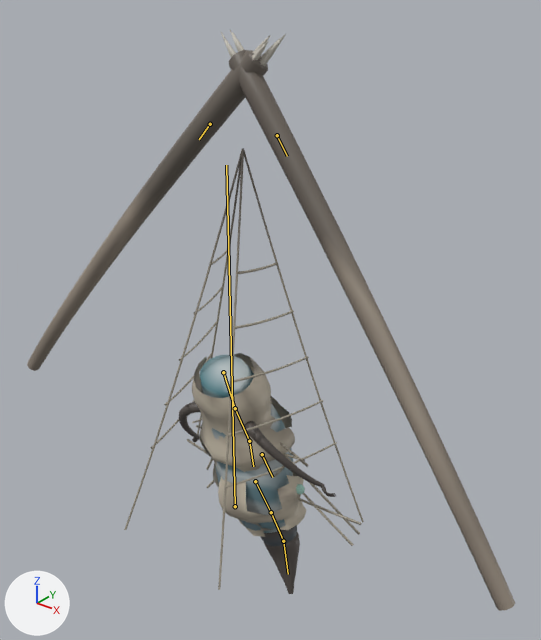
The glTF model assets/creatures/spar_wraith/spar_wraith.glb: old version first, new version second.
The view is the same before and after, from a 50 mm lens placed at (3.94, -4.37, 4.89), pointed at (0.25, 0.24, 2.03). Every picture has the same lights, and +X, +Y and +Z are marked at lower left. The picture after the commit comes second. Both versions are drawn at frame 36 of the action 'ko'; the numbers are the values there. The bones that change, and the others that lie on the model, are drawn over the model as lines.

Names of what the first picture shows: 'Sheath', 'Shroud', 'spar_wraith'.
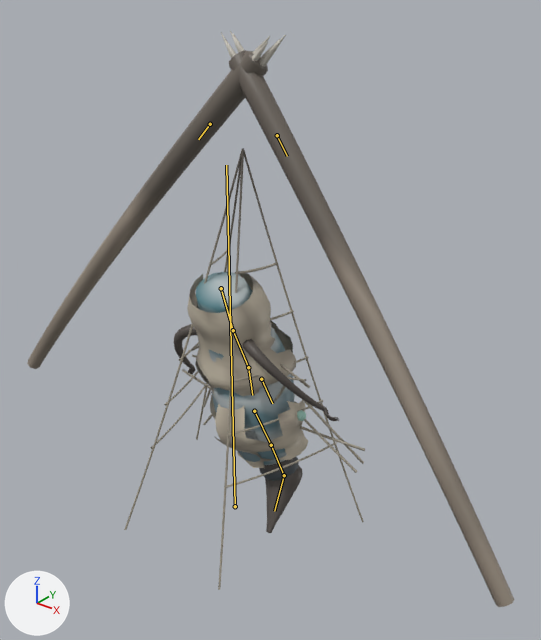
Boxes [x1, y1, x2, y2] around the edits, measured in the pictures (541 x 640 px):
'spar_wraith', posed
    before: [27, 30, 516, 611]
    after: [27, 31, 514, 607]
'Shroud', posed (6% wider, 7% taller)
    before: [192, 353, 306, 537]
    after: [187, 271, 308, 468]
'Sheath', posed (6% wider, 8% taller)
    before: [200, 355, 293, 533]
    after: [196, 272, 295, 465]
bone 'body0', root to tip
    before: (223, 372) to (235, 408)
    after: (221, 288) to (233, 330)
bone 'head', root to tip
    before: (283, 541) to (288, 574)
    after: (284, 475) to (274, 511)

Edits to the bpy script that builds the scene:
```text
Change bone_body0:
    where bone_body0 = bpy.data.objects['Armature'].pose.bones['body0']  # child of 'hub'
    bone_body0.location: (0.0, 1.641, -0.418) -> (0.0, 0.837, -0.317)
Change bone_head:
    where bone_head = bpy.data.objects['Armature'].pose.bones['head']  # child of 'body4'
    bone_head.rotation_quaternion: (0.962, 0.271, 0.0, 0.0) -> (1.0, 0.013, 0.0, 0.0)  # degrees (32, 0, 0) -> degrees (2, 0, 0)
```
